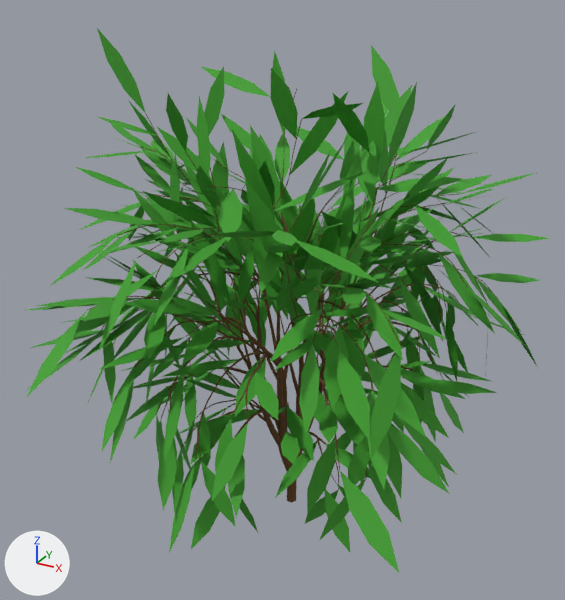
An edit to the FBX model Assets/Prefabs/DONT USE/bush.fbx, drawn before and after from the same camera.
Camera for both pictures: a 50 mm lens placed at (1.52, -2.88, 2.53), pointed at (-0.07, 0.02, 1.08). Arrows for +X, +Y and +Z are at lower left; the lights stay in place. Where no turn or scale is listed for an object, it has been applied to the vertices. Vertices at the same position are counted once.

Objects in the first picture: 'bush', 'leaves.001'.
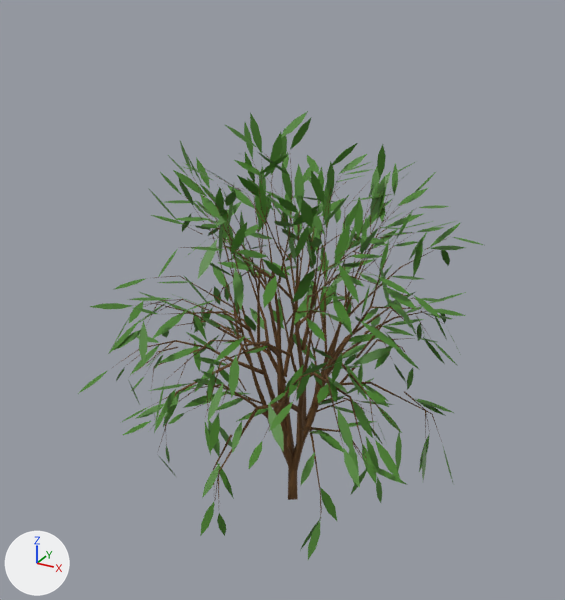
Location of each change, (x1, y1, x2, y2) in pixels of the pictures (565 x 600 px):
'leaves.001', deleted (green)
    before: (26, 28, 549, 573)
'leaves.003', added (green)
    after: (79, 111, 483, 560)
'bush', reshaped, moved (18% narrower, 12% shorter)
    before: (87, 89, 495, 503)
    after: (113, 154, 449, 519)
part 1 of me_tree_001, rebuilt (59% shorter)
    before: (186, 153, 256, 292)
    after: (190, 225, 256, 281)
part 2 of me_tree_001, rebuilt
    before: (299, 379, 367, 478)
    after: (310, 372, 368, 465)
part 3 of me_tree_001, rebuilt (80% wider)
    before: (245, 350, 279, 421)
    after: (219, 341, 281, 411)
part 4 of me_tree_001, rebuilt (not visible before)
    after: (305, 399, 369, 422)
part 5 of me_tree_001, deleted
    before: (87, 89, 495, 490)
part 6 of me_tree_001, cut back
    before: (147, 153, 446, 503)
    after: (113, 154, 449, 519)

The change, as a list of edits to the scene's bpy script:
```text
Add mat_palm_leaf:
    mat_palm_leaf = principled_material('palm leaf')
    mat_palm_leaf.base_color = (0.0666, 0.216, 0.021)  # green #498028
Change me_tree_001:
    used by ob_bush; location = (0.0, -0.013, 0.0)
    remove me_tree_001.from_pydata(...)  # 15894 vertices, 14784 faces; spans x -0.88..0.84, y -0.82..0.97, z 0.0..1.99
    add me_tree_001.from_pydata(...)  # 1845 vertices, 1929 faces; spans x -0.83..0.71, y -0.71..0.84, z 0.0..1.84
    me_tree_001 part 1: the loose piece of 126 vertices spanning x -0.24..-0.13, y -0.43..-0.09, z 1.15..1.84 is rebuilt with 12 vertices and now spans x -0.3..-0.14, y -0.38..-0.1, z 1.2..1.52
    me_tree_001 part 2: the loose piece of 126 vertices spanning x 0.12..0.58, y -0.46..-0.16, z 0.63..0.94 is rebuilt with 12 vertices and now spans x 0.13..0.58, y -0.47..-0.17, z 0.69..0.93
    me_tree_001 part 3: the loose piece of 126 vertices spanning x -0.04..0.13, y -0.61..-0.07, z 0.8..0.99 is rebuilt with 12 vertices and now spans x -0.04..0.05, y -0.7..-0.08, z 0.83..1.08
    me_tree_001 part 4: the loose piece of 126 vertices spanning x 0.02..0.31, y 0.04..0.23, z 0.41..0.52 is rebuilt with 12 vertices and now spans x 0.02..0.33, y 0.04..0.24, z 0.42..0.55
    me_tree_001 part 5: 143 loose pieces with 10650 vertices, spanning x -0.86..0.84, y -0.82..0.97, z 0.34..1.99, are deleted
    me_tree_001 part 6: 24 vertices moved within x -0.24..0.22, y -0.22..0.2, z 0.17..1.03; 4670 vertices removed from x -0.88..0.66, y -0.62..0.82, z 0.0..1.9; 1727 vertices added at x -0.83..0.71, y -0.71..0.84, z 0.18..1.84
Add me_leaves_003:
    me_leaves_003.from_pydata(...)  # 2466 vertices, 822 faces; spans x -0.91..0.8, y -0.86..0.92, z 0.15..1.97
    me_leaves_003.materials.append(mat_palm_leaf)  # green #498028
Change ob_bush:
    ob_bush.location: (0.0, -0.013, 0.0) -> (0.0, 0.0, 0.0)
Remove ob_leaves_001:
    ob_leaves_001 = bpy.data.objects.new('leaves.001', me_leaves_001)
    ob_leaves_001.location = (0.0, -0.013, 0.0)
Add ob_leaves_003:
    ob_leaves_003 = bpy.data.objects.new('leaves.003', me_leaves_003)
    ob_leaves_003.location = (0.0, 0.0, 0.0)
```
